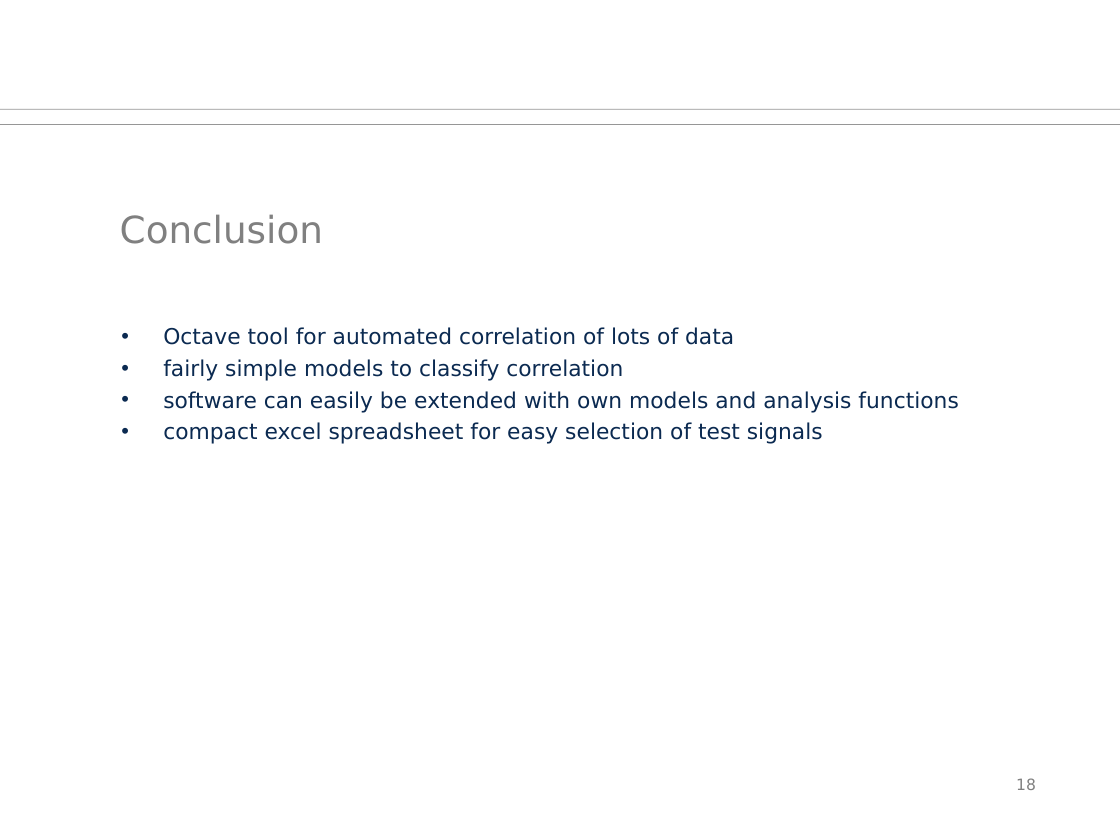
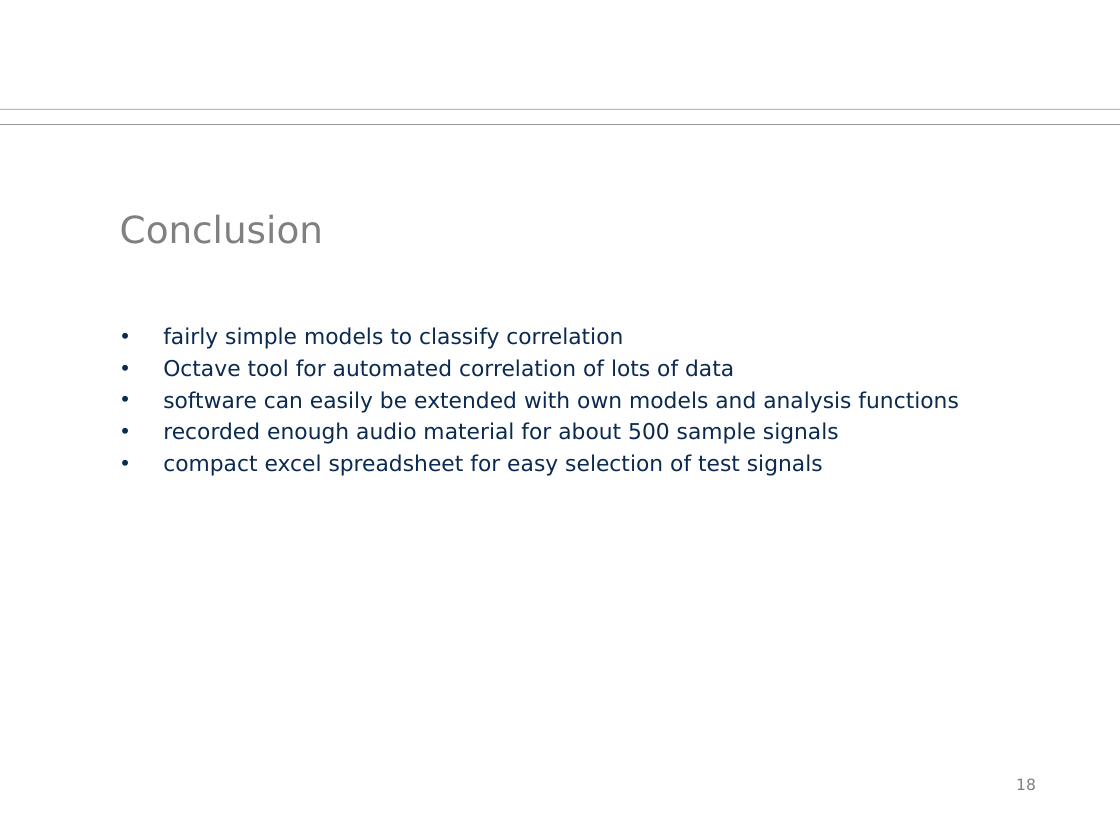
Before and after one commit to orgarten/Hauptseminar, a slide deck: slide 18 of Präsentation/btwf.odp. Drawn at 1120x840 pixels with LibreOffice and Linux fonts; fonts in the diff are those of the drawing; background and template pictures are left out. Boxes give left, top, right and bottom in pixels: in the first picture for what was removed or moved away, otherwise in the second. Text is boxed around its words. In the diff, an @@ line names an element or a change of style, - is before the commit and + after.

Commit message:
fixed power point typos

```diff
--- a/Präsentation/btwf.odp
+++ b/Präsentation/btwf.odp
@@ text at (163,327,623,349): paragraph added @@
+• fairly simple models to classify correlation
@@ text at (163,359,623,381): paragraph removed @@
-• fairly simple models to classify correlation
@@ text at (163,422,839,444): paragraph added @@
+• recorded enough audio material for about 500 sample signals
```
Also in this commit, not shown: 1 other slide changed.
